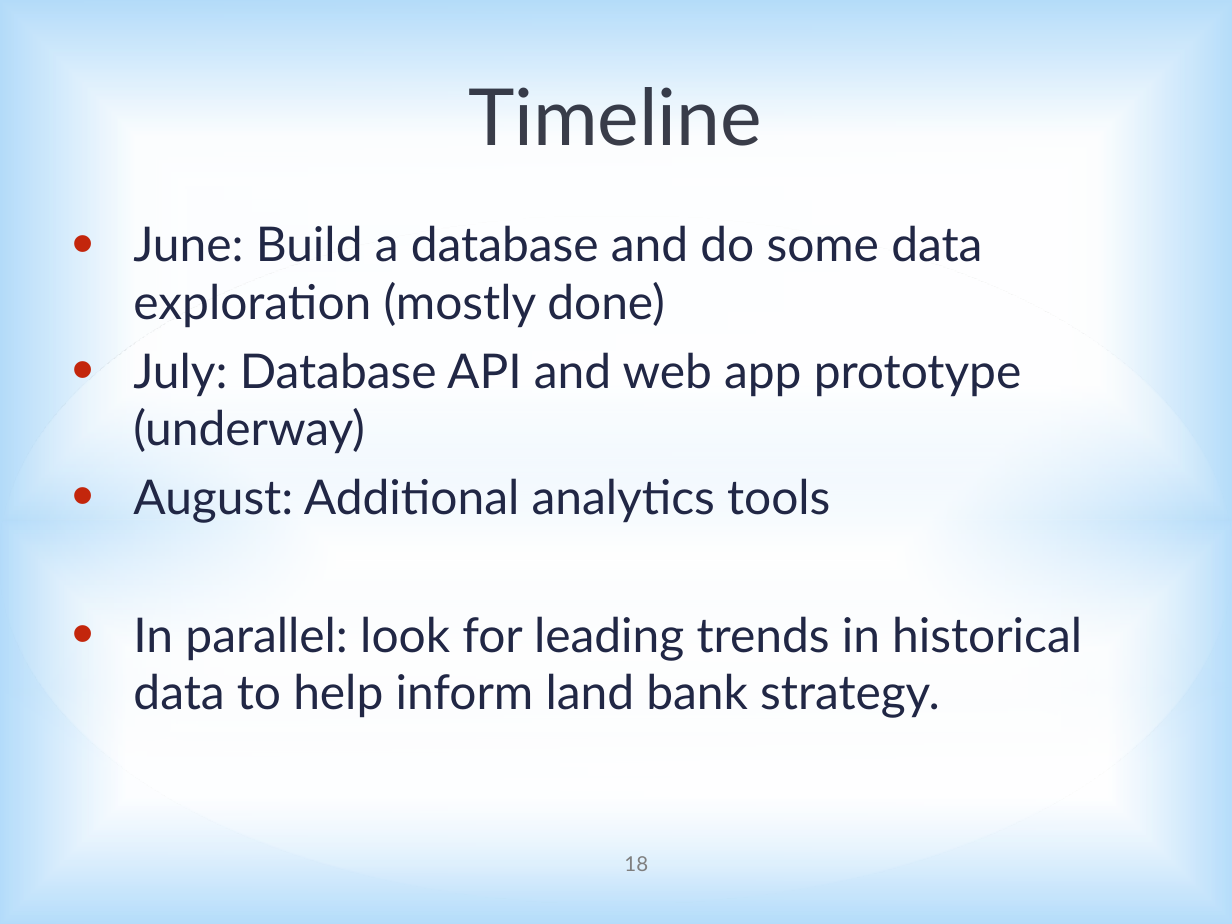
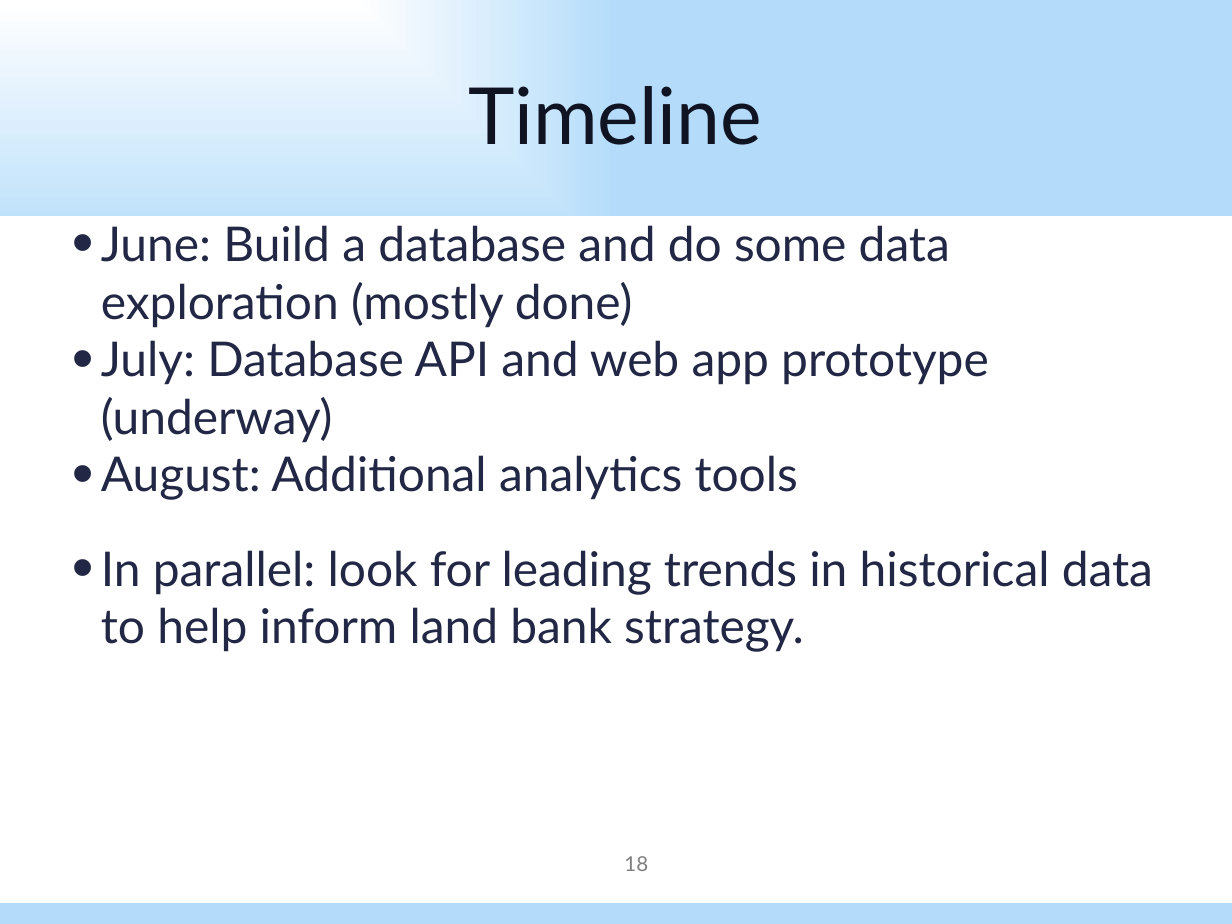
Before and after one commit to dssg/land-bank, a slide deck: slide 18 of Thursday_Presentation.pptx. Drawn at 1232x924 pixels with LibreOffice and Linux fonts; fonts in the diff are those of the drawing. Boxes give left, top, right and bottom in pixels: in the first picture for what was removed or moved away, otherwise in the second. Text is boxed around its words. In the diff, an @@ line names an element or a change of style, - is before the commit and + after.

```diff
--- a/Thursday_Presentation.pptx
+++ b/Thursday_Presentation.pptx
@@ background gradient #A7D9FF to #FFFFFF to #FFFFFF @@
@@ text "Timeline" at (x1=468, y1=76, x2=762, y2=145): text colour #101322 at 82% opacity to #101322 @@
@@ ellipse removed at (x1=0, y1=216, x2=1232, y2=903) @@
@@ ellipse removed at (x1=0, y1=216, x2=1232, y2=903) @@
@@ rectangle added at (x1=0, y1=216, x2=1232, y2=903), fill #FFFFFF @@
@@ text "June: Build a database and ..." at (x1=101, y1=225, x2=1153, y2=652): indent changed; less space between paragraphs @@
@@ rectangle added at (x1=0, y1=357, x2=1232, y2=665), fill gradient #FFFFFF to #B4DCFA @@
@@ rectangle added at (x1=0, y1=508, x2=1232, y2=816), fill gradient #FFFFFF to #B4DCFA @@
```
Also in this commit, not shown: 22 other slides changed, 1 other file.
